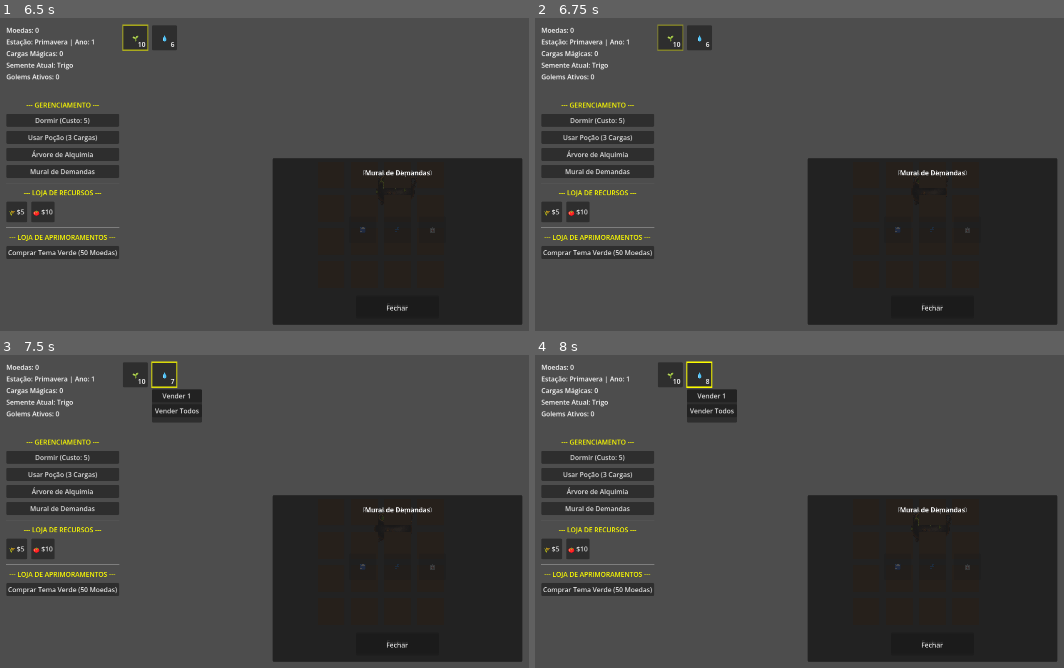
Above: before the commit, frames 1-4 (two rows, left to right).
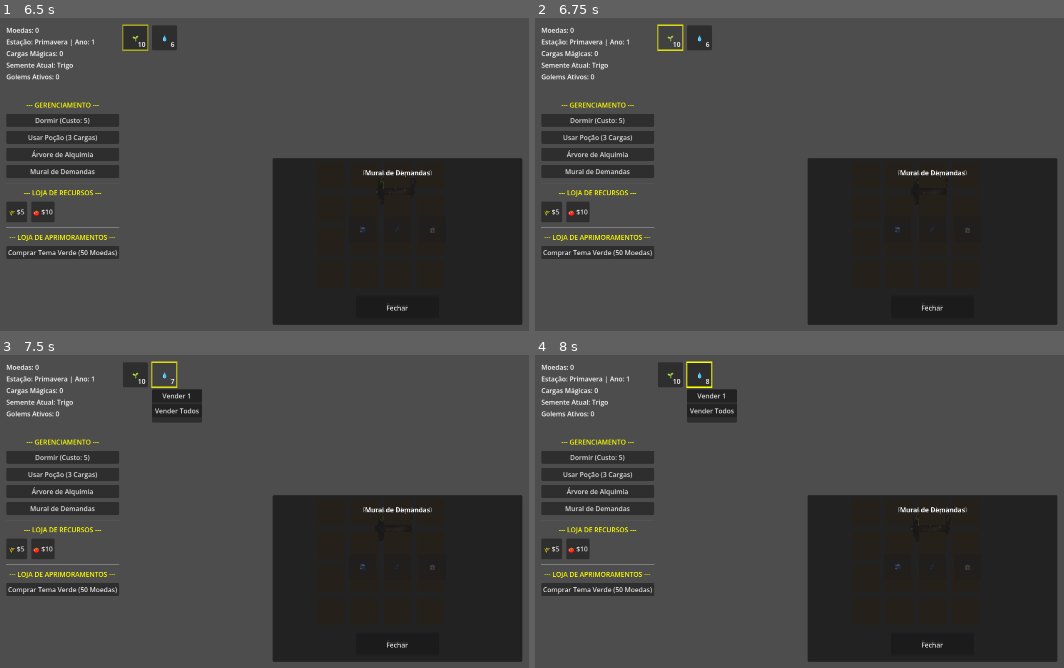
Above: after the commit, the same moments.

Repository: LeandroSatsuki/Cauldron-Crops
Game: Godot game, scene res://Scenes/Main.tscn
Two runs of this game, one before a commit and one after it. Both use one fixed random seed, a clock stepped at 60 frames per second and the inputs below.
Inputs:
- Up to frame 1 (6.5 s): click "Dormir (Custo: 5)" at 0.5 s; click "Usar Poção (3 Cargas)" at 1.25 s; click "Árvore de Alquimia" at 2 s; click "Mural de Demandas" at 2.75 s; click "🌾 $5" at 3.5 s; click "🍅 $10" at 4.25 s; click "Comprar Tema Verde (50 Moedas)" at 5 s; click "🌱" at 5.75 s
- Up to frame 2 (6.75 s): click "🌱" at 6.5 s
- Up to frame 3 (7.5 s): click "💧" at 7.25 s
- Up to frame 4 (8 s): no input

Frame 1 is identical in both runs. In frame 2, 0.1% of the frame differs, in the area x 23-29%, y 1-11%; in frame 3, less than 0.1%; in frame 4, nothing differs.

Commit message:
fix de vazamento de input para mundo 2d e expansao de drop slots

Diff:
--- a/Scenes/Cauldron.tscn
+++ b/Scenes/Cauldron.tscn
@@ -168,22 +168,20 @@
 anchor_bottom = 1.0
 grow_horizontal = 2
 grow_vertical = 2
-mouse_filter = 1
+mouse_filter = 2
 
 [node name="PopupUI" type="Panel" parent="PopupLayer/CenterContainer"]
 custom_minimum_size = Vector2(300, 300)
 layout_mode = 2
 z_index = 100
-mouse_filter = 1
+mouse_filter = 0
 visible = false
 
 [node name="DropSlot1" type="Panel" parent="PopupLayer/CenterContainer/PopupUI"]
 layout_mode = 0
 mouse_filter = 0
-offset_left = 20.0
-offset_top = 30.0
-offset_right = 120.0
-offset_bottom = 130.0
+offset_right = 150.0
+offset_bottom = 150.0
 script = ExtResource("2_dropslotgd")
 
 [node name="Label" type="Label" parent="PopupLayer/CenterContainer/PopupUI/DropSlot1"]
@@ -201,10 +199,9 @@
 [node name="DropSlot2" type="Panel" parent="PopupLayer/CenterContainer/PopupUI"]
 layout_mode = 0
 mouse_filter = 0
-offset_left = 180.0
-offset_top = 30.0
-offset_right = 280.0
-offset_bottom = 130.0
+offset_left = 150.0
+offset_right = 300.0
+offset_bottom = 150.0
 script = ExtResource("2_dropslotgd")
 
 [node name="Label" type="Label" parent="PopupLayer/CenterContainer/PopupUI/DropSlot2"]
--- a/Scripts/Cauldron.gd
+++ b/Scripts/Cauldron.gd
@@ -28,7 +28,7 @@
 
 	# Reset Visual
 	$PopupLayer/CenterContainer/PopupUI.hide()
-	$PopupLayer/CenterContainer/PopupUI.mouse_filter = Control.MOUSE_FILTER_PASS
+	$PopupLayer/CenterContainer/PopupUI.mouse_filter = Control.MOUSE_FILTER_STOP
 
 	# Shader Material
 	material = ShaderMaterial.new()
--- a/Scripts/DropSlot.gd
+++ b/Scripts/DropSlot.gd
@@ -1,16 +1,34 @@
 extends Panel
 
+# Variável para armazenar o ID do item
 var item_vinculado: String = ""
 
-func _can_drop_data(_at_position, data):
-	# Verifica se o dado é uma string (nome do item)
+func _ready() -> void:
+	# Garantir que este painel capture cliques e eventos de drop
+	mouse_filter = Control.MOUSE_FILTER_STOP
+
+func _can_drop_data(_at_position, data) -> bool:
+	# Verifica se o dado é uma string (nome do item) e não está vazio
 	return data is String and data != ""
 
-func _drop_data(_at_position, data):
+func _drop_data(_at_position, data) -> void:
 	item_vinculado = data
-	var label_node = get_node_or_null("Label") # Procura o nó com segurança
+
+	# Atualiza o label apenas se ele existir, sem travar o jogo
+	var label_node = get_node_or_null("Label")
 	if label_node:
 		label_node.text = data
-	else:
-		print("ERRO: Nó 'Label' não encontrado dentro de ", name)
+		# Opcional: Garante que o Label não bloqueie novos drops
+		label_node.mouse_filter = Control.MOUSE_FILTER_IGNORE
+
 	print("Slot do Caldeirão recebeu: ", data)
+
+# Adicionado para depuração visual:
+# Isso ajuda a saber se o sistema de Drag & Drop está vendo o slot
+func _get_drag_data(_at_position):
+	if item_vinculado != "":
+		var preview = Label.new()
+		preview.text = item_vinculado
+		set_drag_preview(preview)
+		return item_vinculado
+	return null
--- a/Scripts/InventorySlot.gd
+++ b/Scripts/InventorySlot.gd
@@ -17,7 +17,14 @@
 @onready var destaque: ReferenceRect = $Destaque
 
 func _ready() -> void:
-	pass
+	# A MÁGICA ESTÁ AQUI: Garantir que o destaque visual
+	# NUNCA bloqueie os cliques do mouse quando estiver visível.
+	if destaque:
+		destaque.mouse_filter = Control.MOUSE_FILTER_IGNORE
+	if icon_label:
+		icon_label.mouse_filter = Control.MOUSE_FILTER_IGNORE
+	if qtd_label:
+		qtd_label.mouse_filter = Control.MOUSE_FILTER_IGNORE
 
 func configurar_slot(id: String, qtd: int, texto_exibicao: String) -> void:
 	item_id = id
@@ -46,25 +53,19 @@
 		if tween_piscar:
 			tween_piscar.kill()
 
-func _gui_input(event: InputEvent) -> void:
-	if event is InputEventMouseButton:
+# Dispara a seleção normalmente ao clicar (Sinal restaurado)
+func _gui_input(event):
+	if event is InputEventMouseButton and event.button_index == MOUSE_BUTTON_LEFT:
 		if event.pressed:
-			if event.button_index == MOUSE_BUTTON_LEFT:
-				slot_clicado.emit(item_id, false, self)
-				# NÃO chame accept_event() aqui! Se você chamar accept_event(), o Drag & Drop não vai iniciar.
-			elif event.button_index == MOUSE_BUTTON_RIGHT:
-				slot_clicado.emit(item_id, true, self)
-				# NÃO chame accept_event() aqui!
+			emit_signal("slot_clicado", item_id, false, self)
 
-func _get_drag_data(at_position: Vector2) -> Variant:
-	# Se o slot estiver vazio, não faz nada
-	if item_vinculado == "":
+# O arrasto funciona independentemente da seleção
+func _get_drag_data(at_position):
+	if item_id == "":
 		return null
 
-	# Cria uma preview visual do item que você está arrastando
 	var preview = Label.new()
-	preview.text = item_vinculado
+	preview.text = item_id
 	set_drag_preview(preview)
 
-	# Retorna o nome do item como dado
-	return item_vinculado
+	return item_id
